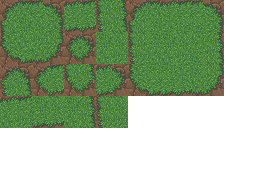
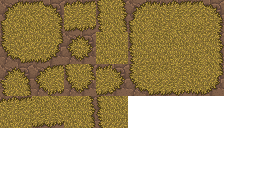
Revision of a layered 256px x 192px image; what changed, layer by layer:
added layer "t_grass_dead" above "t_grass" over [0, 0, 224, 128]
